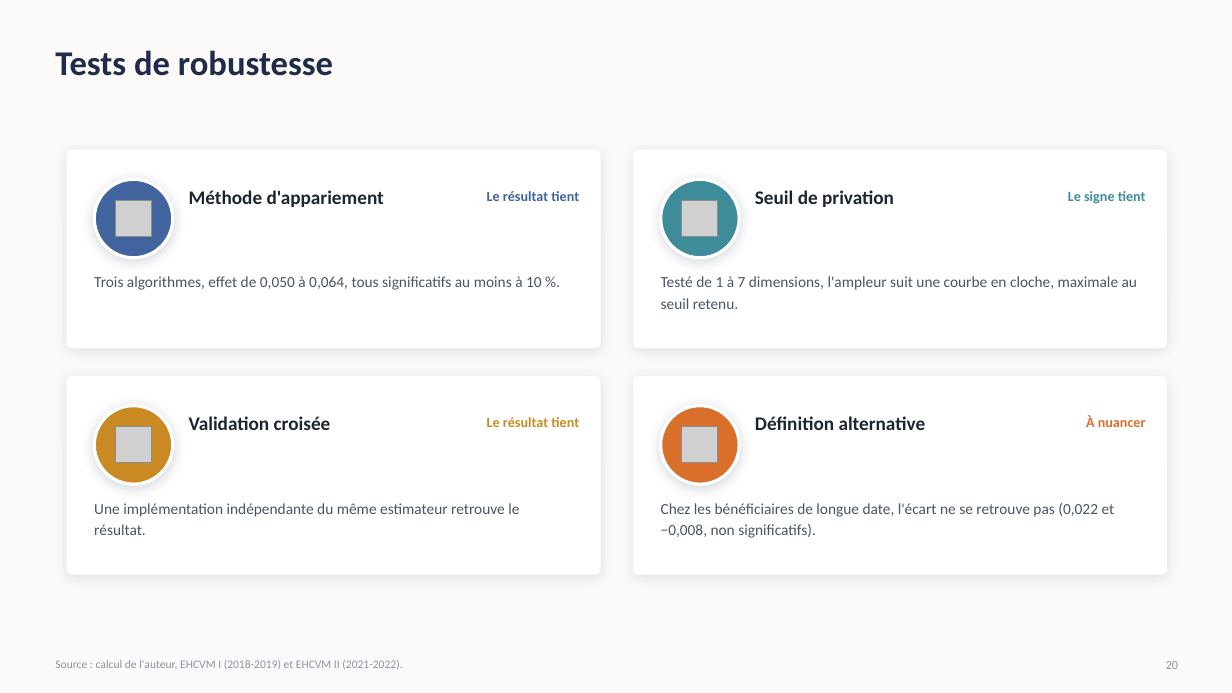
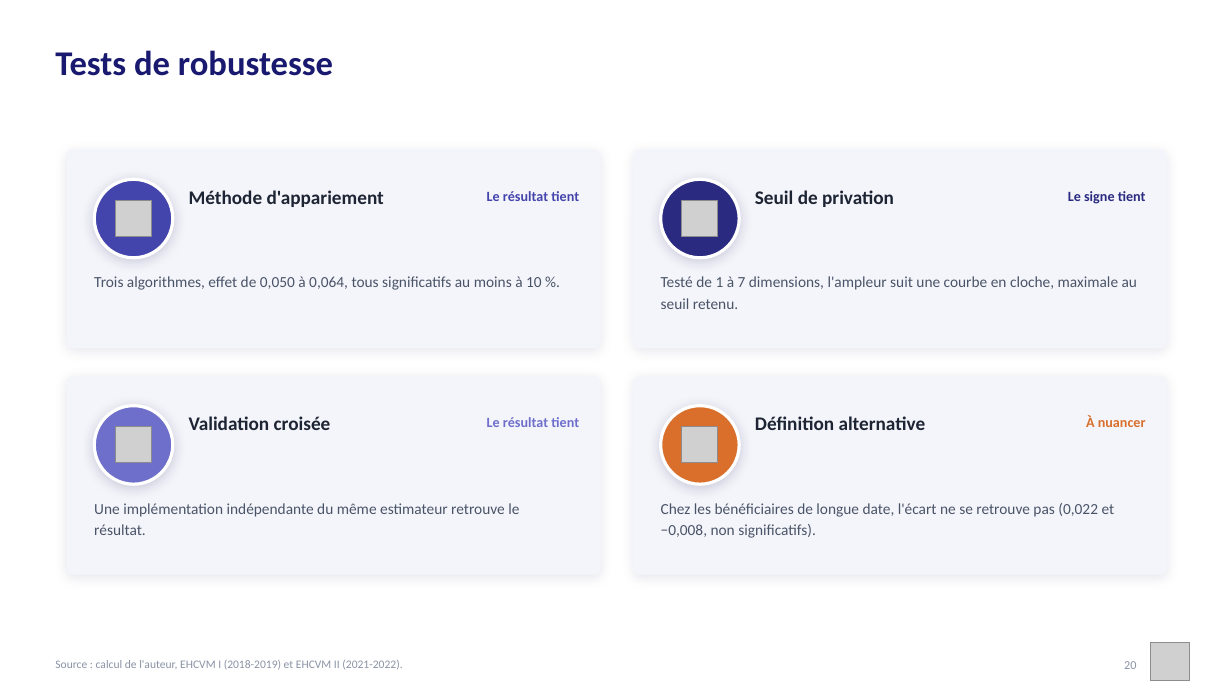
Before and after one commit to JODRAFF9/MEMOIRE, a slide deck: slide 20 of infographie/presentation_infographique.pptx. Drawn at 1232x693 pixels with LibreOffice and Linux fonts; fonts in the diff are those of the drawing; grey boxes stand for pictures. Boxes give left, top, right and bottom in pixels: in the first picture for what was removed or moved away, otherwise in the second. Text is boxed around its words. In the diff, an @@ line names an element or a change of style, - is before the commit and + after.

```diff
--- a/infographie/presentation_infographique.pptx
+++ b/infographie/presentation_infographique.pptx
@@ background #FBFAF8 to #FFFFFF @@
@@ text "Tests de robustesse" at (55, 50, 333, 76): text colour #1E2B4A to #191970 @@
@@ ellipse at (94, 179, 173, 258): fill #41639E to #4444AD; shadow changed @@
@@ text "Le résultat tient" at (487, 191, 579, 201): text colour #41639E to #4444AD @@
@@ ellipse at (661, 179, 739, 258): fill #3E8C9A to #2A2A80; shadow changed @@
@@ text "Le signe tient" at (1068, 191, 1146, 204): text colour #3E8C9A to #2A2A80 @@
@@ fill #FFFFFF to #F4F5FA; shadow changed in 3 elements at (67, 150, 601, 348), (633, 150, 1167, 348), (67, 376, 601, 575) @@
@@ ellipse at (94, 406, 173, 484): fill #C98A24 to #6E6ECB; shadow changed @@
@@ text "Le résultat tient" at (487, 417, 579, 427): text colour #C98A24 to #6E6ECB @@
@@ text "20": place and size @@
-text "20" at (1166, 661, 1178, 669)
+text "20" at (1124, 661, 1136, 669)
@@ picture added at (1151, 642, 1189, 681) @@
```
Also in this commit, not shown: 26 other slides changed, 5 other files.
